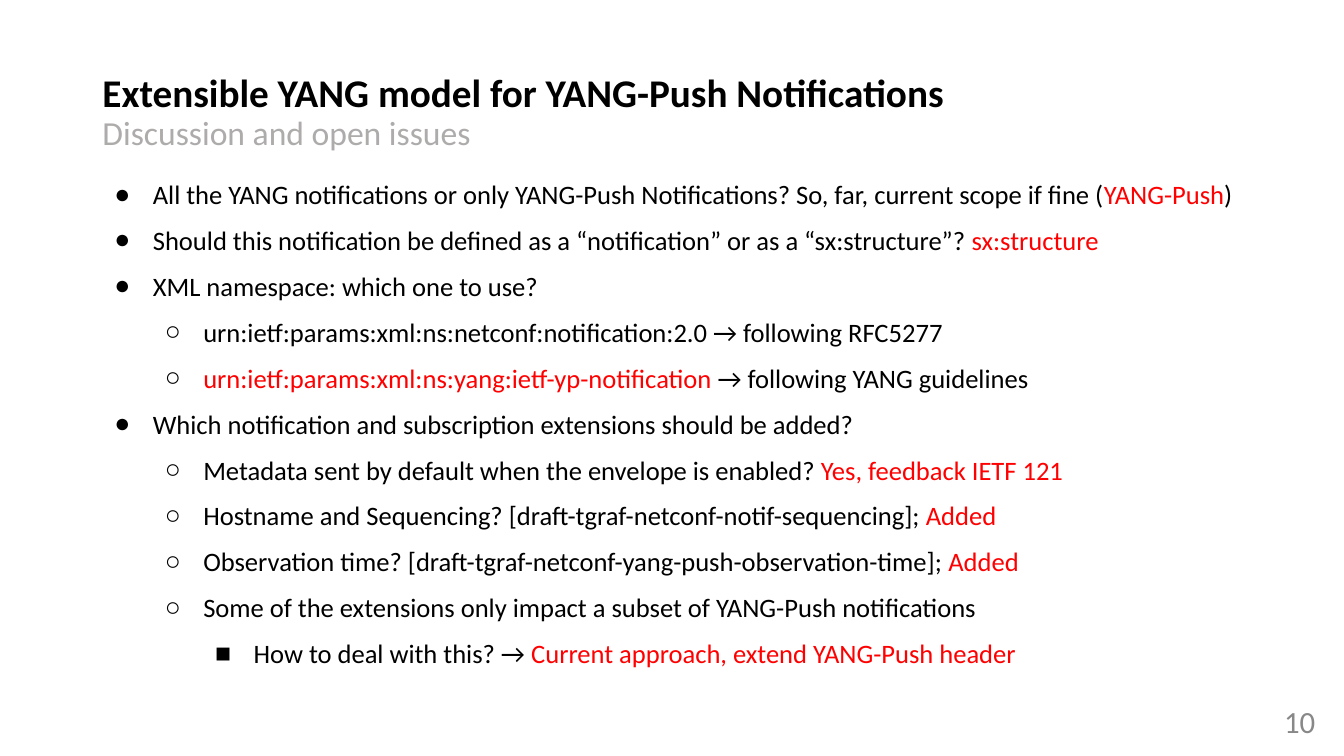
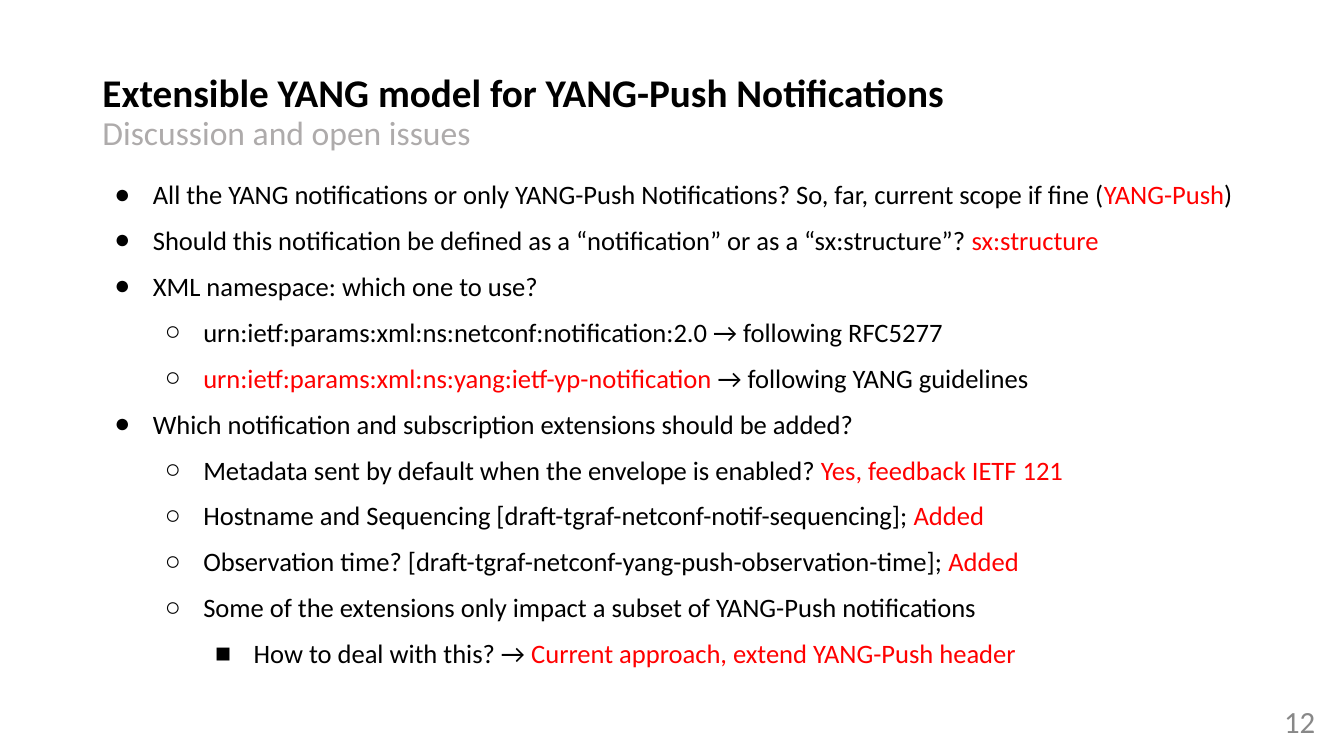
Before and after one commit to network-analytics/ietf-network-analytics-document-status, a slide deck: slide 12 of 122/NETCONF/netconf-nmop-interim-draft-netana-netconf-notif-envelope-02.pptx (slide 10 before the commit). Drawn at 1344x756 pixels with LibreOffice and Linux fonts; fonts in the diff are those of the drawing. Boxes give left, top, right and bottom in pixels: in the first picture for what was removed or moved away, otherwise in the second. Text is boxed around its words. In the diff, an @@ line names an element or a change of style, - is before the commit and + after.

Commit message:
notif-envelope

```diff
--- a/122/NETCONF/netconf-nmop-interim-draft-netana-netconf-notif-envelope-02.pptx
+++ b/122/NETCONF/netconf-nmop-interim-draft-netana-netconf-notif-envelope-02.pptx
@@ text at bbox=[203, 505, 984, 530]: text changed @@
-  ○ Hostname and Sequencing? [draft-tgraf-netconf-notif-sequencing]; Added
+  ○ Hostname and Sequencing [draft-tgraf-netconf-notif-sequencing]; Added
@@ page number at bbox=[1284, 713, 1315, 733]: text changed @@
-10
+12
```
Also in this commit, not shown: 8 other slides changed, 2 slides added, 1 other file.
